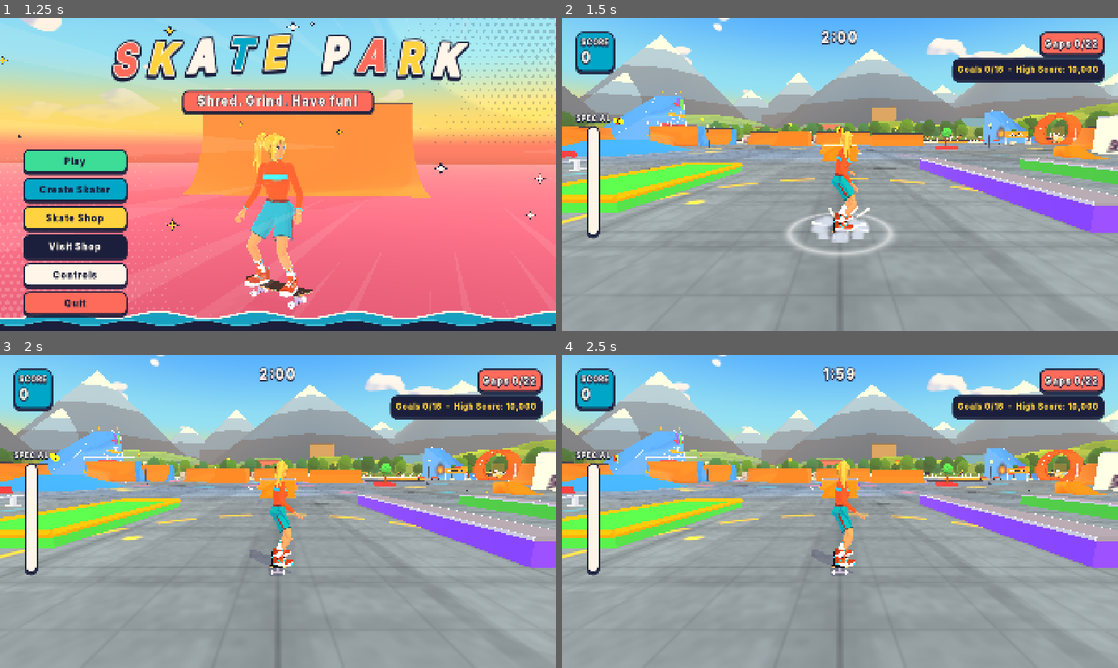
Above: before the commit, frames 1-4 (two rows, left to right).
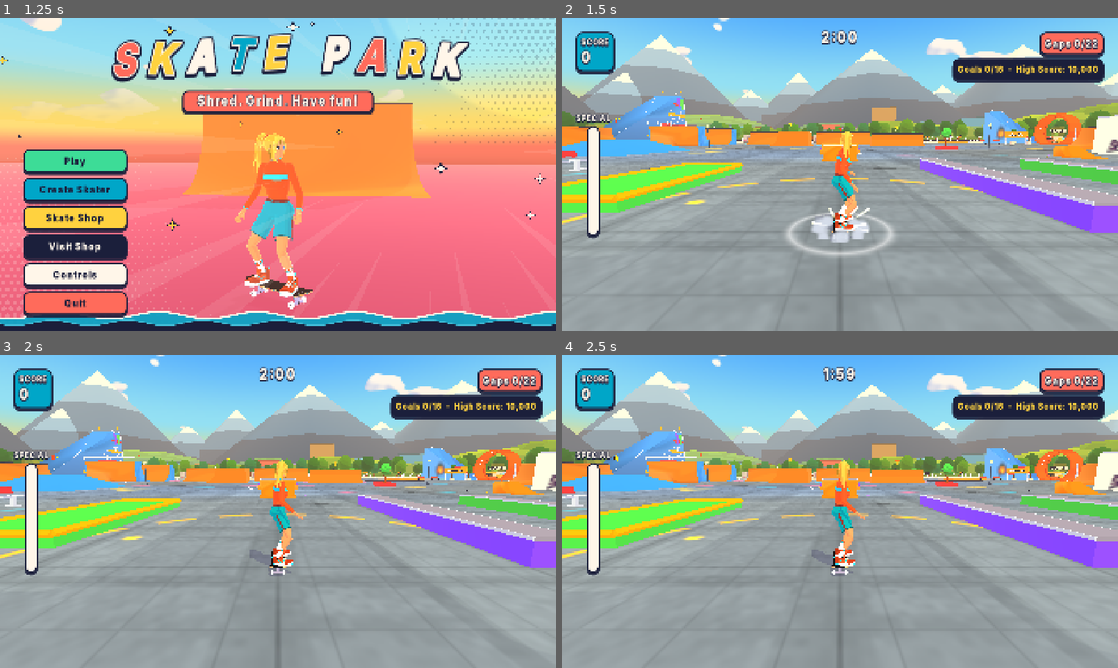
Above: after the commit, the same moments.

Repository: Proximo0/skate-park
Game: Godot game, scene res://game/ui/splash_screen.tscn
Same seed, same stepped clock (60 frames per second), same inputs: the game is played once before the commit and once after it.
Inputs (mouse positions are in pixels of both pictures, inside the frame that each line leads up to):
- Up to frame 1 (1.25 s): tap Enter (ui_accept) at 0.5, 0.77, 1.07 s; move the mouse to (400, 158) at 0.52 s; hold D (move_right) from 0.53 s (still down); tap I (grind) at 0.6 s; click (400, 158) at 0.67 s; tap L (revert) at 0.8 s
- Up to frame 2 (1.5 s): release D (move_right) at 1.25 s; click "Play" at 1.25 s
- Up to frame 3 (2 s): no input
- Up to frame 4 (2.5 s): drag from (728, 527) to (812, 574) at 2.02 s

Frame 1 is identical in both runs. In frame 2, 0.8% of the frame differs, in the area x 7-91%, y 28-39%; in frame 3, 0.7%; in frame 4, 0.7%.

Commit message:
Feel: smaller letter pickups that fade near the camera, spring-arm camera that never enters ramps and snaps on respawn, shaded mega ramp, solid drop-in label, converging speed streaks, live combo value under the score, tidier HUD centre
Co-Authored-By: Claude Opus 5.5 (1M context) <noreply@anthropic.com>
Claude-Session: https://claude.ai/code/session_01RMKNZ8eeWwfnKNQaLfHv9F

Diff:
--- a/game/camera/skate_camera.gd
+++ b/game/camera/skate_camera.gd
@@ -35,6 +35,8 @@
 const RAY_UP := 1.0
 const RAY_DOWN := 40.0
 const WORLD_MASK := 1
+const ARM_RADIUS := 0.22  ## m: the spring-arm sphere swept from the skater's head to the desired camera position
+const TELEPORT_DIST := 4.0  ## m a skater moves in one physics tick only when respawned or dropped in: the camera snaps
 
 var target: Skater
 
@@ -48,6 +50,13 @@
 var _push: float = 0.0
 var _punch: float = 0.0  ## 1 at the landing, decays to 0 over PUNCH_TIME
 var _punch_target: Skater
+var _last_skater_pos: Vector3 = Vector3.ZERO
+var _have_last: bool = false
+
+
+## Forget the damped state: the next physics tick puts the camera straight behind the skater.
+func snap() -> void:
+	_primed = false
 
 
 static func yaw_from_facing(facing: Vector3) -> float:
@@ -126,9 +135,17 @@
 	var steep: bool = target.board_up.y < 0.5 and not grinding
 	var vert: bool = target.vert_air or steep
 	var skater_pos: Vector3 = target.global_position
+	if _have_last and skater_pos.distance_to(_last_skater_pos) > TELEPORT_DIST:
+		_primed = false  # respawn, restart or drop-in: hard snap instead of gliding through the park
+	_last_skater_pos = skater_pos
+	_have_last = true
 	# The wall ray starts at the skater's head, not at the lookahead point: the lookahead can sit inside the
 	# deck of a ramp, and a ray that starts inside solid geometry always reports a hit.
+	# On a steep surface the head is offset along the board's up so the arm starts in the air, not inside the wall.
 	var eye: Vector3 = skater_pos + Vector3.UP * LOOK_HEIGHT
+	if steep or target.vert_air:
+		var up: Vector3 = target.board_up.normalized() if target.board_up.length() > 0.1 else Vector3.UP
+		eye = skater_pos + up * LOOK_HEIGHT
 	var goal_look: Vector3 = look_target(skater_pos, target.velocity) + Vector3.UP * (1.0 if vert else 0.0)
 
 	if not _primed:
@@ -136,6 +153,9 @@
 		_yaw = yaw_from_facing(target.facing)
 		_vert_blend = 1.0 if vert else 0.0
 		_look = goal_look
+		_fov = fov_for_speed(target.speed)
+		_push = 0.0
+		_punch = 0.0
 		_cam_pos = _constrain(skater_pos + desired_offset(facing_from_yaw(_yaw), vert), eye)
 
 	if bailing:
@@ -178,10 +198,33 @@
 	var down: Dictionary = _ray(out + Vector3.UP * RAY_UP, out + Vector3.DOWN * RAY_DOWN)
 	if not down.is_empty():
 		out = ground_lift(out, (down["position"] as Vector3).y, MIN_GROUND_CLEARANCE)
-	var wall: Dictionary = _ray(look, out)
+	out = _arm(look, out)
+	return out
+
+
+## Spring arm: sweeps a small sphere from the head to the desired position and stops short of the first wall.
+## When the sphere starts inside geometry the thin ray is the fallback. Pulling in is instant; easing back out
+## comes from the position damping.
+func _arm(look: Vector3, goal: Vector3) -> Vector3:
+	var motion: Vector3 = goal - look
+	var len: float = motion.length()
+	if len < 0.001:
+		return goal
+	var space: PhysicsDirectSpaceState3D = get_world_3d().direct_space_state
+	var sphere: SphereShape3D = SphereShape3D.new()
+	sphere.radius = ARM_RADIUS
+	var q: PhysicsShapeQueryParameters3D = PhysicsShapeQueryParameters3D.new()
+	q.shape = sphere
+	q.transform = Transform3D(Basis.IDENTITY, look)
+	q.motion = motion
+	q.collision_mask = WORLD_MASK
+	var res: PackedFloat32Array = space.cast_motion(q)
+	if res.size() >= 2 and res[0] < 1.0 and res[1] < 1.0 and res[0] > 0.0:
+		return look + motion * res[0]
+	var wall: Dictionary = _ray(look, goal)
 	if not wall.is_empty():
-		out = pulled_in(look, out, wall["position"] as Vector3, WALL_MARGIN)
-	return out
+		return pulled_in(look, goal, wall["position"] as Vector3, WALL_MARGIN)
+	return goal
 
 
 func _ray(from: Vector3, to: Vector3) -> Dictionary:
--- a/game/fx/speed_streaks.gd
+++ b/game/fx/speed_streaks.gd
@@ -5,7 +5,7 @@
 
 const FADE_LO: float = 12.0
 const FADE_HI: float = 24.0
-const MAX_ALPHA: float = 0.55
+const MAX_ALPHA: float = 0.5
 
 const SHADER_CODE: String = """
 shader_type canvas_item;
@@ -16,6 +16,8 @@
 void fragment() {
 	vec2 p = (UV - 0.5) * vec2(aspect, 1.0);
 	float r = length(p) / (0.5 * sqrt(aspect * aspect + 1.0));
+	// Lines converge on the vanishing point (a little above centre, where the skater looks) and thin out toward it.
+	p -= vec2(0.0, -0.04);
 	float ang = atan(p.y, p.x);
 	float cells = 90.0;
 	float f = (ang / 6.2831853 + 0.5) * cells;
@@ -26,8 +28,10 @@
 	float line = smoothstep(width, 0.0, d);
 	float phase = fract(scroll * (0.8 + h) + h * 5.0);
 	float s = fract(r * 1.3 - phase);
+	float taper = smoothstep(0.0, 0.5, r);
+	line = smoothstep(width * (0.3 + 0.7 * taper), 0.0, d);
 	float seg = smoothstep(0.0, 0.08, s) * (1.0 - smoothstep(0.08, 0.3, s));
-	float edge = smoothstep(0.42, 0.85, r);
+	float edge = smoothstep(0.55, 0.95, r);  // clear centre: nothing near the vanishing point
 	float on = step(0.45, hash(id + 3.0));
 	COLOR = vec4(1.0, 1.0, 1.0, line * seg * edge * on * intensity);
 }
--- a/game/park/collectible.gd
+++ b/game/park/collectible.gd
@@ -10,6 +10,8 @@
 const SPIN_SPEED: float = 2.2
 const BOB_HEIGHT: float = 0.12
 const BOB_SPEED: float = 2.5
+const FADE_NEAR: float = 4.0  ## m from the camera inside which the pickup shrinks and fades so it never covers the view
+const FADE_FAR: float = 1.5  ## m: fully gone this close
 const POP_SCALE: float = 1.35
 const POP_TIME: float = 0.12
 const SHRINK_TIME: float = 0.1
@@ -59,6 +61,24 @@
 	_visual.position.y = sin(_phase) * BOB_HEIGHT
 	if _label != null:
 		_label.position.y = _visual.position.y
+	_fade_near_camera()
+
+
+## Fades and shrinks the pickup as the camera gets close, so it never fills the screen as it flashes past.
+func _fade_near_camera() -> void:
+	var cam: Camera3D = get_viewport().get_camera_3d() if is_inside_tree() else null
+	var k: float = 1.0
+	if cam != null:
+		var d: float = cam.global_position.distance_to(global_position)
+		k = smoothstep(FADE_FAR, FADE_NEAR, d)
+	var vis: bool = k > 0.02
+	_visual.visible = vis
+	if _label != null:
+		_label.visible = vis
+		_label.scale = Vector3.ONE * lerpf(0.4, 1.0, k)
+		_label.modulate = Color(LETTER_COLOR.r, LETTER_COLOR.g, LETTER_COLOR.b, k)
+		_label.outline_modulate = Color(OUTLINE_COLOR.r, OUTLINE_COLOR.g, OUTLINE_COLOR.b, k)
+	_visual.scale = Vector3.ONE * lerpf(0.4, 1.0, k)
 
 
 func _on_body_entered(body: Node3D) -> void:
@@ -76,21 +96,22 @@
 
 func _build_letter() -> void:
 	# The coin spins; the letter is a billboard that stays readable from any angle, so it sits outside the spin.
-	var coin: MeshInstance3D = MeshInstance3D.new()
-	var disc: CylinderMesh = CylinderMesh.new()
-	disc.top_radius = 0.42
-	disc.bottom_radius = 0.42
-	disc.height = 0.12
-	coin.mesh = disc
-	coin.rotation_degrees.x = 90.0
-	coin.material_override = Toon.material(COIN_COLOR)
-	_visual.add_child(coin)
+	var ring: MeshInstance3D = MeshInstance3D.new()
+	var torus: TorusMesh = TorusMesh.new()
+	torus.inner_radius = 0.27
+	torus.outer_radius = 0.31
+	torus.rings = 24
+	torus.ring_segments = 6
+	ring.mesh = torus
+	ring.rotation_degrees.x = 90.0
+	ring.material_override = Toon.material(COIN_COLOR)
+	_visual.add_child(ring)
 
 	_label = Label3D.new()
 	_label.text = item
 	_label.font_size = 200
-	_label.pixel_size = 0.0045
-	_label.outline_size = 32
+	_label.pixel_size = 0.003
+	_label.outline_size = 24
 	_label.outline_modulate = OUTLINE_COLOR
 	_label.modulate = LETTER_COLOR
 	_label.billboard = BaseMaterial3D.BILLBOARD_ENABLED
--- a/game/park/drop_in.gd
+++ b/game/park/drop_in.gd
@@ -13,6 +13,9 @@
 const RADIUS: float = 1.8
 ## A drop-in starts with a small nudge so the skater rolls off the deck edge without having to push.
 const NUDGE_SPEED: float = 2.5
+const LABEL_Y: float = 3.6
+const HIDE_SPEED: float = 6.0  ## riding faster than this, away from the pad: the marker is hidden
+const HIDE_DIST: float = 6.0
 const GLOW := Color("ffb02e")
 
 @export var spot: String = ""
@@ -21,6 +24,9 @@
 var cooldown: float = 0.0
 
 var _skater: Skater
+var _label: Label3D
+var _beam: MeshInstance3D
+var _watch: Skater  ## any skater in the scene, found once: the label hides while it is riding the ramp
 var _disc: MeshInstance3D
 var _mat: StandardMaterial3D
 
@@ -85,17 +91,20 @@
 	beam_mi.material_override = bm
 	beam_mi.position.y = 2.5
 	add_child(beam_mi)
-	var lbl := Label3D.new()
-	lbl.name = "Label"
-	lbl.text = "DROP IN"
-	lbl.font_size = 96
-	lbl.pixel_size = 0.012
-	lbl.outline_size = 14
-	lbl.modulate = Color.WHITE
-	lbl.billboard = BaseMaterial3D.BILLBOARD_ENABLED
-	lbl.no_depth_test = false
-	lbl.position.y = 2.6
-	add_child(lbl)
+	_label = Label3D.new()
+	_label.name = "Label"
+	_label.text = "DROP IN"
+	_label.font_size = 110
+	_label.pixel_size = 0.012
+	_label.outline_size = 40
+	_label.outline_modulate = Color("1b1b2f")
+	_label.modulate = Color("fff3c4")
+	_label.billboard = BaseMaterial3D.BILLBOARD_ENABLED
+	_label.alpha_cut = Label3D.ALPHA_CUT_OPAQUE_PREPASS  # solid and depth-sorted, not a see-through sprite
+	_label.no_depth_test = false
+	_label.position.y = LABEL_Y
+	add_child(_label)
+	_beam = beam_mi
 	body_entered.connect(_on_enter)
 	body_exited.connect(_on_exit)
 
@@ -111,10 +120,29 @@
 		held = 0.0
 
 
+## The label and beam only show while the skater is near the pad or slow: while already riding the ramp they would
+## hang in the sky and be clipped by the wall.
+func _update_marker() -> void:
+	if _label == null:
+		return
+	if (_watch == null or not is_instance_valid(_watch)) and Engine.get_physics_frames() % 30 == 0:
+		var found: Array[Node] = get_tree().root.find_children("*", "Skater", true, false) if is_inside_tree() else []
+		_watch = found[0] as Skater if not found.is_empty() else null
+	var show: bool = true
+	if _watch != null and is_instance_valid(_watch):
+		var d: float = Vector2(_watch.global_position.x - global_position.x, _watch.global_position.z - global_position.z).length()
+		var up: float = _watch.global_position.y - global_position.y
+		if up > 1.5 or (_watch.speed > HIDE_SPEED and d > HIDE_DIST):
+			show = false
+	_label.visible = show
+	_beam.visible = show
+
+
 func _physics_process(delta: float) -> void:
 	cooldown = maxf(cooldown - delta, 0.0)
 	var stopped: bool = _skater != null and cooldown <= 0.0 and _skater.velocity.length() < STOP_SPEED
 	held = held + delta if stopped else 0.0
+	_update_marker()
 	if _mat != null:
 		_mat.emission_energy_multiplier = 1.2 + 0.8 * sin(Time.get_ticks_msec() * 0.006) + held * 2.0
 	if held >= HOLD_TIME:
--- a/game/park/pieces/mega_ramp.gd
+++ b/game/park/pieces/mega_ramp.gd
@@ -117,7 +117,7 @@
 	var curve: PackedVector2Array = _roll_curve(start_height)
 	for p: Vector2 in curve:
 		prof.append(p)
-	var tower: StaticBody3D = PieceKit.body(PieceKit.extrude_profile(prof, width), PieceKit.RAMP_SIDE, "RollIn")
+	var tower: StaticBody3D = shade_by_height(PieceKit.body(PieceKit.extrude_profile(prof, width), PieceKit.RAMP_SIDE, "RollIn"), PieceKit.RAMP_SIDE, start_height, 0.74, 1.12)
 	node.add_child(tower)
 	# Visual handrails along the roll-in (no collision, no grind rails).
 	for x: float in [SIDE_RAIL_INSET, width - SIDE_RAIL_INSET]:
@@ -253,7 +253,7 @@
 	for i: int in KICK_STEPS + 1:
 		var a: float = th * float(i) / float(KICK_STEPS)
 		prof.append(Vector2(r * (1.0 - cos(a)), z0 + r * sin(a)))
-	return PieceKit.body(PieceKit.extrude_profile(prof, width), PieceKit.PAINT_YELLOW, "Kicker")
+	return shade_by_height(PieceKit.body(PieceKit.extrude_profile(prof, width), PieceKit.PAINT_YELLOW, "Kicker"), PieceKit.PAINT_YELLOW, KICK_H, 0.78, 1.0)
 
 
 static func _landing(width: float, L: Dictionary) -> StaticBody3D:
@@ -267,7 +267,7 @@
 	for i: int in LAND_STEPS + 1:
 		var b: float = th * (1.0 - float(i) / float(LAND_STEPS))
 		prof.append(Vector2(r * (1.0 - cos(b)), bottom_z - r * sin(b)))
-	return PieceKit.body(PieceKit.extrude_profile(prof, width), PieceKit.RAMP_WOOD, "Landing")
+	return shade_by_height(PieceKit.body(PieceKit.extrude_profile(prof, width), PieceKit.RAMP_WOOD, "Landing"), PieceKit.RAMP_WOOD, LAND_H, 0.8, 1.05)
 
 
 static func _gap(root: Node3D, width: float, L: Dictionary) -> void:
@@ -305,13 +305,37 @@
 		prof.append(Vector2(r * (1.0 - cos(th)), a + r * sin(th)))
 	prof.append(Vector2(qp_height, lip_z))
 	prof.append(Vector2(qp_height, end_z))
-	root.add_child(PieceKit.body(PieceKit.extrude_profile(prof, width), PieceKit.RAMP_WOOD, "QuarterPipe"))
+	root.add_child(shade_by_height(PieceKit.body(PieceKit.extrude_profile(prof, width), PieceKit.RAMP_WOOD, "QuarterPipe"), PieceKit.RAMP_WOOD, qp_height, 0.72, 1.05))
 	root.add_child(PieceKit.rail(PackedVector3Array([Vector3(0.0, qp_height, lip_z), Vector3(width, qp_height, lip_z)]), "coping", "Coping"))
 	var pipe: Node3D = PieceKit.round_rail(Vector3(0.0, qp_height, lip_z), Vector3(width, qp_height, lip_z), 0.05, PieceKit.COPING, "CopingPipe")
 	# the visual pipe only; the GrindRail above is the coping line
 	pipe.get_node("Line").free()
 	root.add_child(pipe)
 	root.add_child(PieceKit.gap_zone("mega_qp_air", Vector3(0.0, qp_height, lip_z - 1.0), Vector3(width, 3.0, 2.0)))
+
+
+## Gives a body's mesh a vertical gradient through vertex colour: a darker, cooler base where the surface meets the
+## ground, and a lighter tone near the top (coping), so big flat surfaces read as form instead of one flat colour.
+static func shade_by_height(sb: StaticBody3D, color: Color, top_y: float, base_mul: float = 0.66, top_mul: float = 1.1) -> StaticBody3D:
+	var mi: MeshInstance3D = sb.get_node("Mesh") as MeshInstance3D
+	var src: ArrayMesh = mi.mesh as ArrayMesh
+	if src == null or src.get_surface_count() == 0:
+		return sb
+	var arrays: Array = src.surface_get_arrays(0)
+	var verts: PackedVector3Array = arrays[Mesh.ARRAY_VERTEX]
+	var cols := PackedColorArray()
+	cols.resize(verts.size())
+	for i: int in verts.size():
+		var t: float = clampf(verts[i].y / maxf(top_y, 0.01), 0.0, 1.0)
+		var m: float = lerpf(base_mul, top_mul, smoothstep(0.0, 1.0, t))
+		# darker bases also shift cooler/more saturated, lighter tops warm up a touch
+		cols[i] = Color(clampf(m * lerpf(0.92, 1.03, t), 0.0, 1.5), clampf(m, 0.0, 1.5), clampf(m * lerpf(1.04, 0.97, t), 0.0, 1.5))
+	arrays[Mesh.ARRAY_COLOR] = cols
+	var out := ArrayMesh.new()
+	out.add_surface_from_arrays(Mesh.PRIMITIVE_TRIANGLES, arrays)
+	mi.mesh = out
+	mi.material_override = Toon.material_vc(color)
+	return sb
 
 
 static func _visual_box(min_corner: Vector3, size: Vector3, color: Color, node_name: String) -> MeshInstance3D:
--- a/game/ui/hud.gd
+++ b/game/ui/hud.gd
@@ -16,13 +16,14 @@
 const BANNER_HOLD: float = 2.2
 const SPECIAL_W: int = 44
 const SPECIAL_H: int = 380
-const BAL_W: int = 520
+const BAL_W: int = 340
 const BAL_H: int = 40
 const BAL_TALL_W: int = 40
 const BAL_TALL_H: int = 320
 const BAL_HORIZ_Y: float = 0.15  ## screen height fraction for the horizontal balance meter
 const BAL_MANUAL_X: float = 300.0  ## pixels right of centre for the manual (vertical) meter
-const TRICK_Y: float = 0.255
+const COMBO_BOTTOM: float = 22.0  ## px (1080 layout) between the combo readout and the screen bottom
+const TRICK_Y: float = 0.265
 const FLOAT_Y: float = 0.78
 const BANNER_TOP: float = 215.0  ## px (1080 layout) under the score chip, away from the centre readouts
 const TRACK_COLOUR := SkateThemeBuilder.CREAM
@@ -37,6 +38,9 @@
 var _fx: Control
 var _score_value: Label
 var _gaps_label: Label
+var _pending_label: Label  ## live combo value (base x mult) under the SCORE chip while a combo is open
+var _pending_text: String = ""
+var _pop_text: String = ""
 var _combo_box: VBoxContainer
 var _combo_trick: Label
 var _combo_pts: AnimeText
@@ -238,8 +242,14 @@
 func _update_combo(combo: Combo) -> void:
 	var active: bool = combo.is_active()
 	_combo_box.visible = active
+	_pending_label.visible = active
 	if active:
-		_combo_trick.text = combo.display_text()
+		var names: String = combo.display_text()
+		## The big pop already shows the newest trick: drop the small duplicate when it is the same single word.
+		_combo_trick.visible = not (_trick_shown and names.to_upper() == _pop_text)
+		_combo_trick.text = names
+		_pending_text = "+" + format_points(combo.total())
+		_pending_label.text = _pending_text
 		_combo_pts.text = combo_line(combo.base_sum(), combo.multiplier())
 
 
@@ -266,7 +276,8 @@
 	var vertical: bool = balance_is_vertical(kind)
 	if vertical != _vertical_balance:
 		_apply_balance_layout(vertical)
-	_bal_title.text = "MANUAL" if vertical else "BALANCE"
+	_bal_title.text = "MANUAL"
+	_bal_title.visible = vertical  ## the horizontal bar is compact: no title, keeps the skater clear
 	_bal_view.angle = _skater.balance.angle
 	_bal_view.queue_redraw()
 
@@ -347,6 +358,9 @@
 	col.add_child(UiStyle.label("SCORE", UiStyle.SIZE_SMALL, UiStyle.WHITE))
 	_score_value = UiStyle.label("0", UiStyle.SIZE_BIG, UiStyle.WHITE)
 	col.add_child(_score_value)
+	_pending_label = UiStyle.label("", UiStyle.SIZE_BODY, UiStyle.SUNSHINE)
+	_pending_label.visible = false
+	col.add_child(_pending_label)
 
 
 func _build_gaps() -> void:
@@ -364,6 +378,8 @@
 	_combo_box.add_theme_constant_override("separation", 0)
 	_combo_box.mouse_filter = Control.MOUSE_FILTER_IGNORE
 	_anchor_bottom_centre(_combo_box)
+	_combo_box.offset_top = -COMBO_BOTTOM
+	_combo_box.offset_bottom = -COMBO_BOTTOM
 	_combo_box.visible = false
 	_root.add_child(_combo_box)
 	_combo_trick = UiStyle.label("", COMBO_TRICK_SIZE, UiStyle.WHITE)
@@ -495,11 +511,27 @@
 		return
 	var pts: int = _land_points
 	_land_points = -1
+	if pts <= 0:
+		_land_result = "clean"
+		return
 	var sketchy: bool = _land_result == "sketchy"
 	_land_result = "clean"
+	_fly_pending_to_score(pts)
 	var size: int = land_size(pts)
 	_spawn_float("+%s!" % format_points(pts), LAND_TAG_SKETCHY if sketchy else UiStyle.LIME, false, size)
 	_spawn_tag("SKETCHY" if sketchy else "CLEAN!", LAND_TAG_SKETCHY if sketchy else LAND_TAG_CLEAN, sketchy)
+
+
+## The pending "+N" under the SCORE chip slides up into the score value and fades as the count-up starts.
+func _fly_pending_to_score(pts: int) -> void:
+	var lbl: Label = UiStyle.label("+" + format_points(pts), UiStyle.SIZE_BODY, UiStyle.SUNSHINE)
+	_fx.add_child(lbl)
+	lbl.global_position = _pending_label.global_position
+	var target: Vector2 = _score_value.global_position + Vector2(0.0, 6.0)
+	var fly := lbl.create_tween().set_parallel(true)
+	fly.tween_property(lbl, "global_position", target, 0.45).set_trans(Tween.TRANS_QUAD).set_ease(Tween.EASE_IN)
+	fly.tween_property(lbl, "modulate:a", 0.0, 0.2).set_delay(0.3)
+	fly.finished.connect(lbl.queue_free)
 
 
 ## Font size of the +N! pop: grows with the combo, from SIZE_BIG up to 1.5 x SIZE_TITLE.
@@ -535,7 +567,8 @@
 func _pop_trick(text: String) -> void:
 	if _trick_tween != null and _trick_tween.is_valid():
 		_trick_tween.kill()
-	_trick_pop.pop(text.to_upper())
+	_pop_text = text.to_upper()
+	_trick_pop.pop(_pop_text)
 	_trick_shown = true
 	_trick_hold_left = TRICK_HOLD
 
--- a/tests/unit/test_hud_format.gd
+++ b/tests/unit/test_hud_format.gd
@@ -34,3 +34,16 @@
 	assert_false(Hud.balance_is_vertical("grind"))
 	assert_false(Hud.balance_is_vertical("lip"))
 	assert_false(Hud.balance_is_vertical(""))
+
+
+func test_zero_point_landing_spawns_no_pop() -> void:
+	var tree: SceneTree = Engine.get_main_loop() as SceneTree
+	var hud: Hud = Hud.new()
+	tree.root.add_child(hud)
+	hud._land_points = 0
+	hud._flush_landing()
+	assert_eq(hud._fx.get_child_count(), 0, "0-point landing shows nothing")
+	hud._land_points = 150
+	hud._flush_landing()
+	assert_true(hud._fx.get_child_count() > 0, "a real landing still pops")
+	hud.queue_free()
